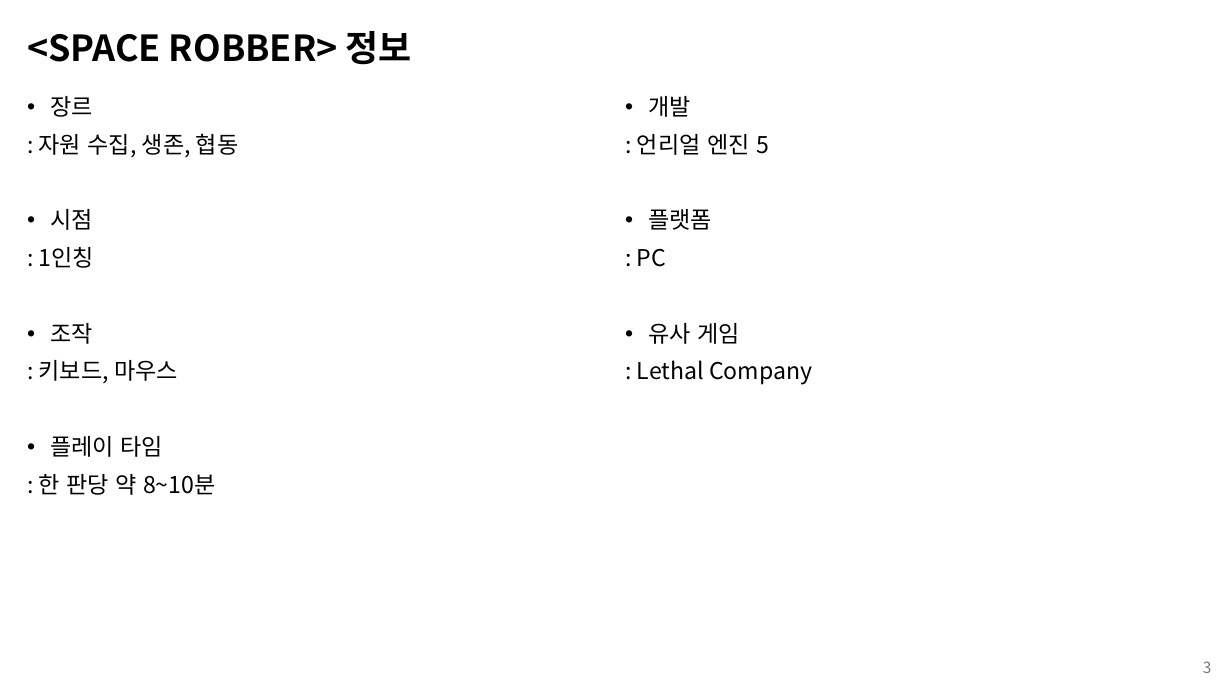
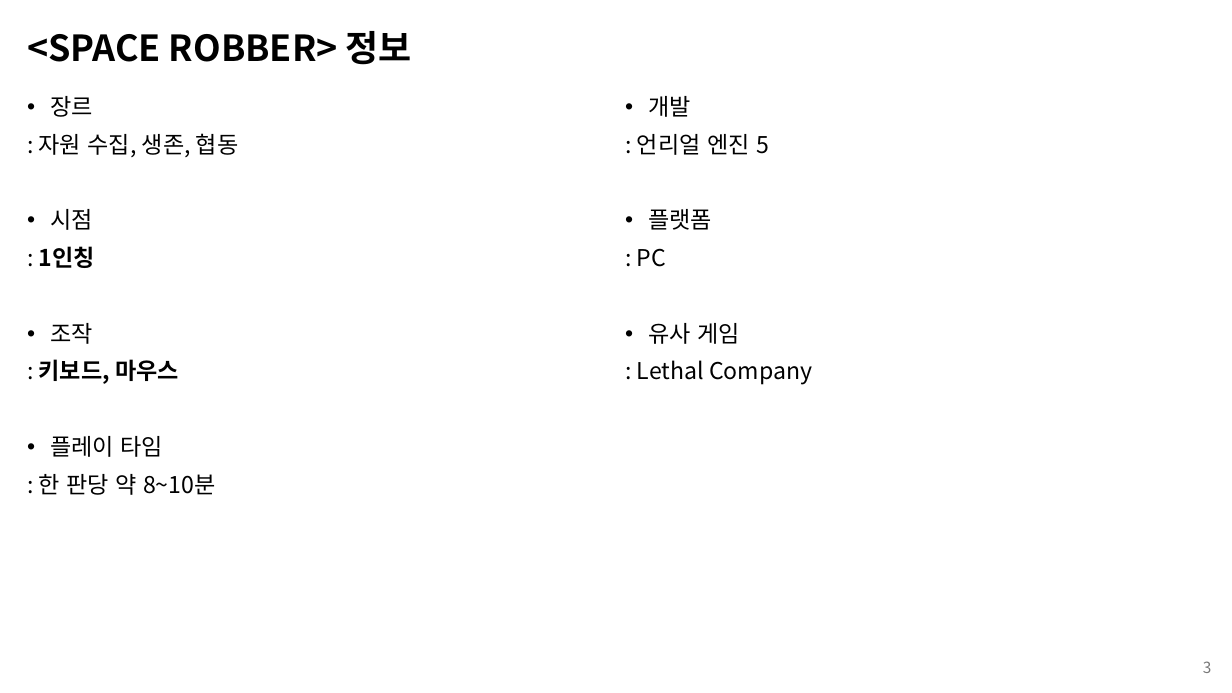
Before and after one commit to kimi5231/B1A2_project, a slide deck: slide 3 of 기획/SPACE ROBBER_기획서.pptx. Drawn at 1232x693 pixels with LibreOffice and Linux fonts; fonts in the diff are those of the drawing. Boxes give left, top, right and bottom in pixels: in the first picture for what was removed or moved away, otherwise in the second. Text is boxed around its words. In the diff, an @@ line names an element or a change of style, - is before the commit and + after.

Commit message:
SPACE ROBBER_기획서 내용 추가
- 스캔 기능 추가, Control 표 수정
- 간단 UI 그림
- '인벤토리, 퀵슬롯' 추가
- ‘무게 시스템’ 추가
- **’친구 가방 열기‘ 기능 제외함**
- ‘플레이어 사망 시 컨트롤‘ 표에 추가
- ‘자원 수집‘ 추가

```diff
--- a/기획/SPACE ROBBER_기획서.pptx
+++ b/기획/SPACE ROBBER_기획서.pptx
@@ text at bbox=[39, 246, 179, 384]: bold on in "1인칭", "키보드, 마우스" @@
```
Also in this commit, not shown: 8 other slides changed, 8 slides added, 1 slide removed.
